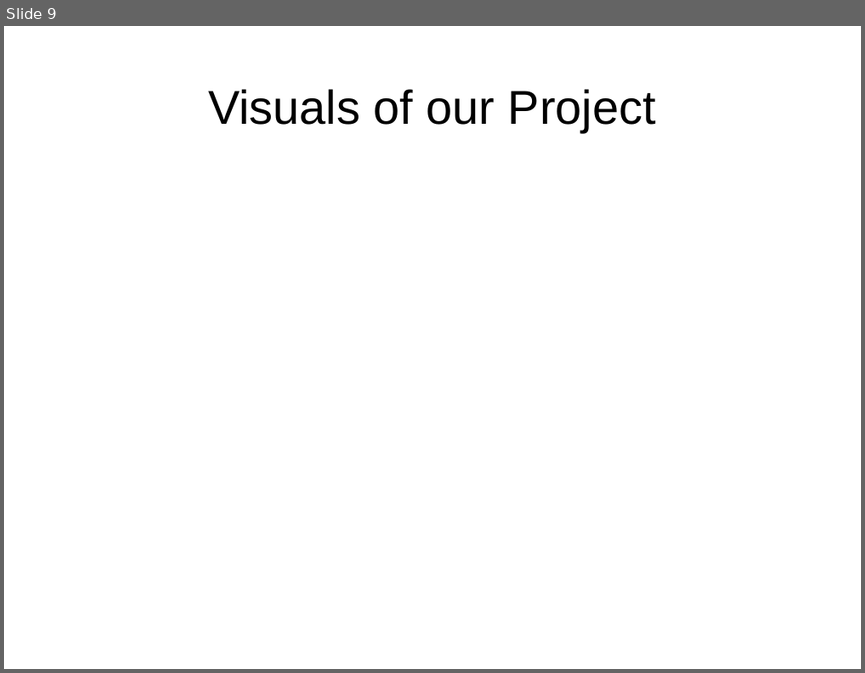
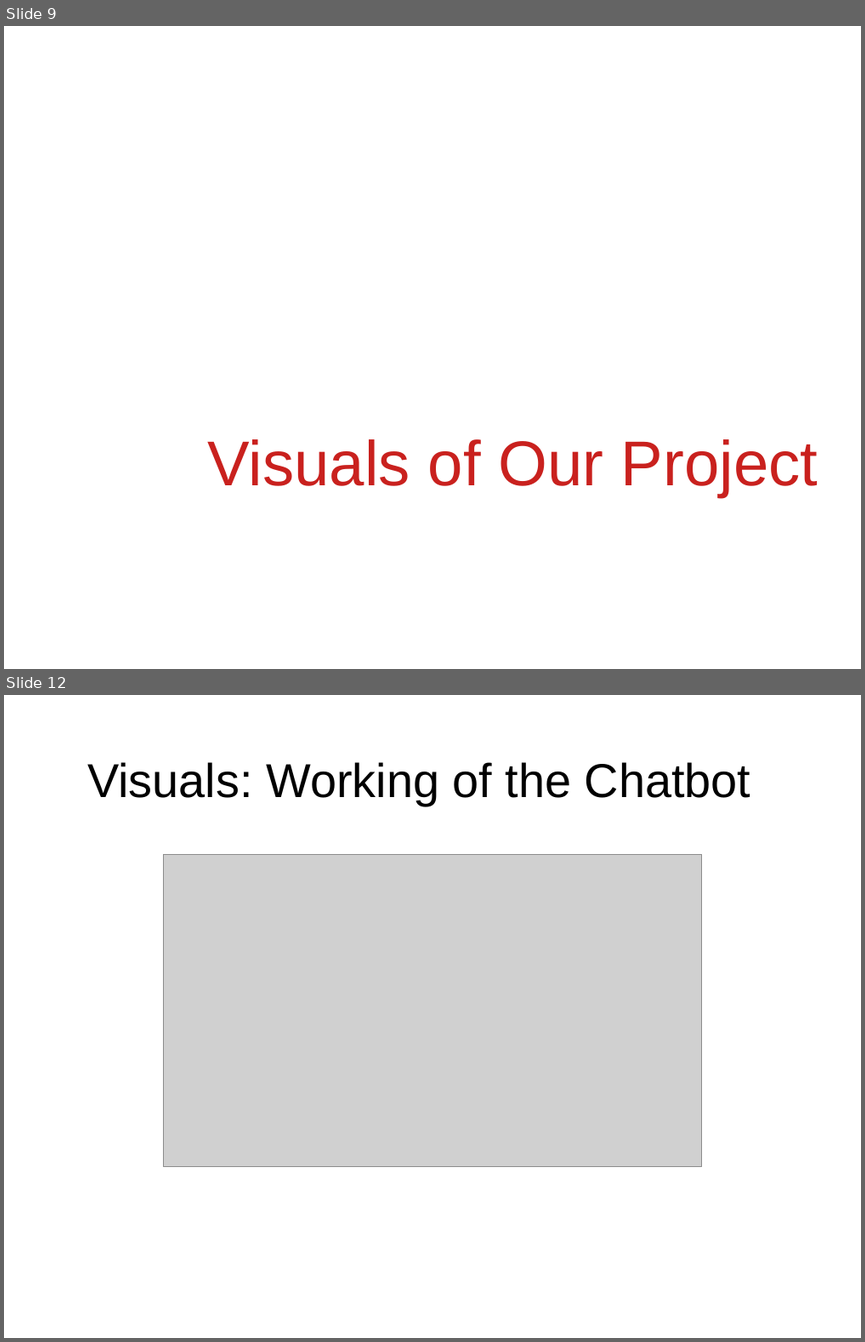
Before and after one commit to SaishaShetty/Machines-and-Sentiments, a slide deck: Project PPT.pptx. Shown one above the other, each under a label of ours: slide 9 before the commit, slides 9 and 12 after it; the slides between them are not shown. The pictures are 865x673 and 865x1342 pixels, drawn with LibreOffice and Linux fonts; fonts in the diff are those of the drawing; grey boxes stand for pictures; background and template pictures are left out. Boxes give left, top, right and bottom in pixels: in the first picture for what was removed or moved away, otherwise in the second. Text is boxed around its words. In the diff, an @@ line names an element or a change of style, - is before the commit and + after.

```diff
--- a/Project PPT.pptx
+++ b/Project PPT.pptx
@@ slide 12 added at [4,695,861,1338], background picture (left out) @@
@@ text added at [87,762,751,805], 44 pt, text #000000 @@
+Visuals: Working of the Chatbot
@@ picture added at [164,855,702,1167] @@
@@ slide 9 changed as well @@
@@ text at [208,439,817,498]: text changed; size 44 to 58.6 pt; text colour #000000 to #C9211E @@
-Visuals of our Project
+Visuals of Our Project
```
Also in this commit, not shown: 9 other slides changed, 2 other slides added.
